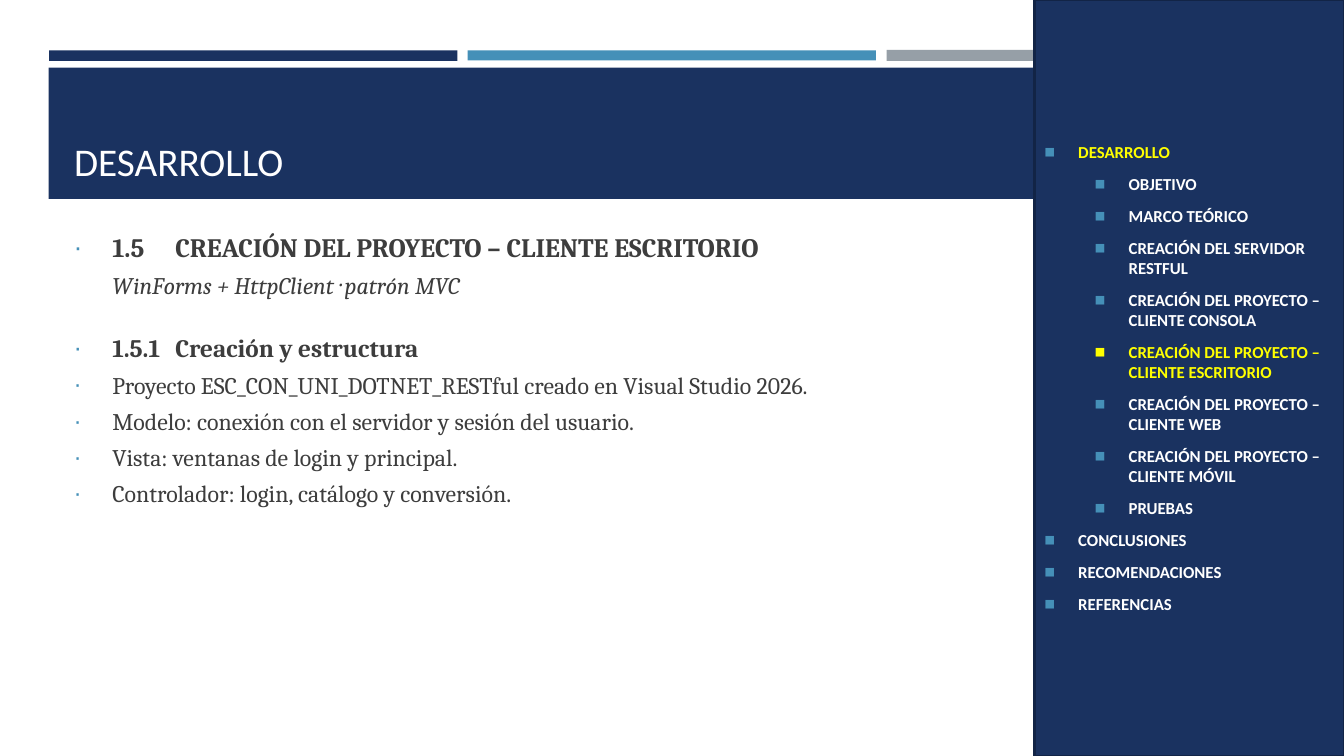
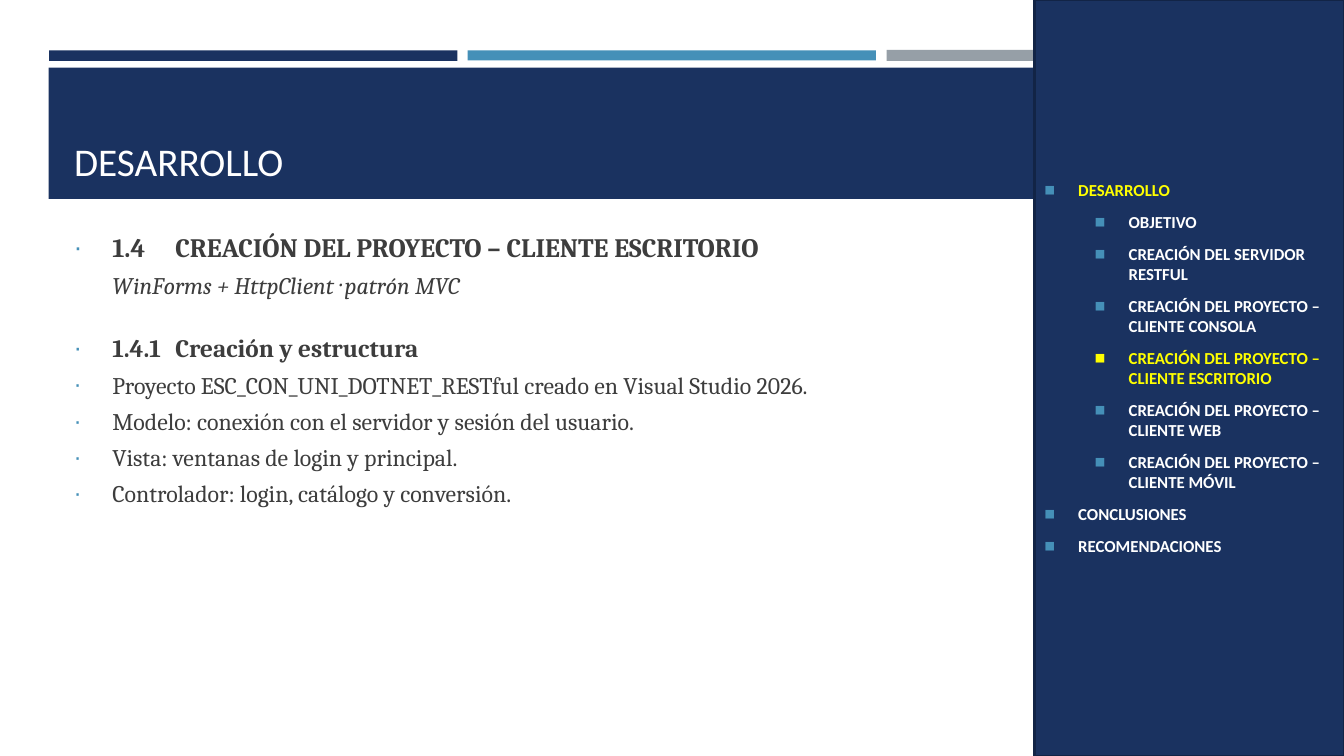
Before and after one commit to IMarcusDev/TI.1.4.-PAO202651_RESTFUL_DOTNET_SINBDD_NRC_36883_GR04, a slide deck: slide 13 of 05. DOCUMENTACION/PRESENTACION TI.1.4. RESTFUL sin BDD en DOTNET GR4.pptx (slide 17 before the commit). Drawn at 1344x756 pixels with LibreOffice and Linux fonts; fonts in the diff are those of the drawing. Boxes give left, top, right and bottom in pixels: in the first picture for what was removed or moved away, otherwise in the second. Text is boxed around its words. In the diff, an @@ line names an element or a change of style, - is before the commit and + after.

```diff
--- a/05. DOCUMENTACION/PRESENTACION TI.1.4. RESTFUL sin BDD en DOTNET GR4.pptx
+++ b/05. DOCUMENTACION/PRESENTACION TI.1.4. RESTFUL sin BDD en DOTNET GR4.pptx
@@ text in rectangle at bbox=[1129, 209, 1249, 222]: paragraph removed @@
-  ◼ MARCO TEÓRICO
@@ text at bbox=[112, 233, 758, 258]: text changed @@
-∙ 1.5 CREACIÓN DEL PROYECTO – CLIENTE ESCRITORIO
+∙ 1.4 CREACIÓN DEL PROYECTO – CLIENTE ESCRITORIO
@@ text at bbox=[112, 339, 418, 363]: text changed @@
-∙ 1.5.1 Creación y estructura
+∙ 1.4.1 Creación y estructura
@@ text in rectangle at bbox=[1129, 503, 1193, 514]: paragraph removed @@
-  ◼ PRUEBAS
@@ text in rectangle at bbox=[1078, 599, 1172, 610]: paragraph removed @@
-◼ REFERENCIAS
```
Also in this commit, not shown: 21 other slides changed, 7 slides removed.
